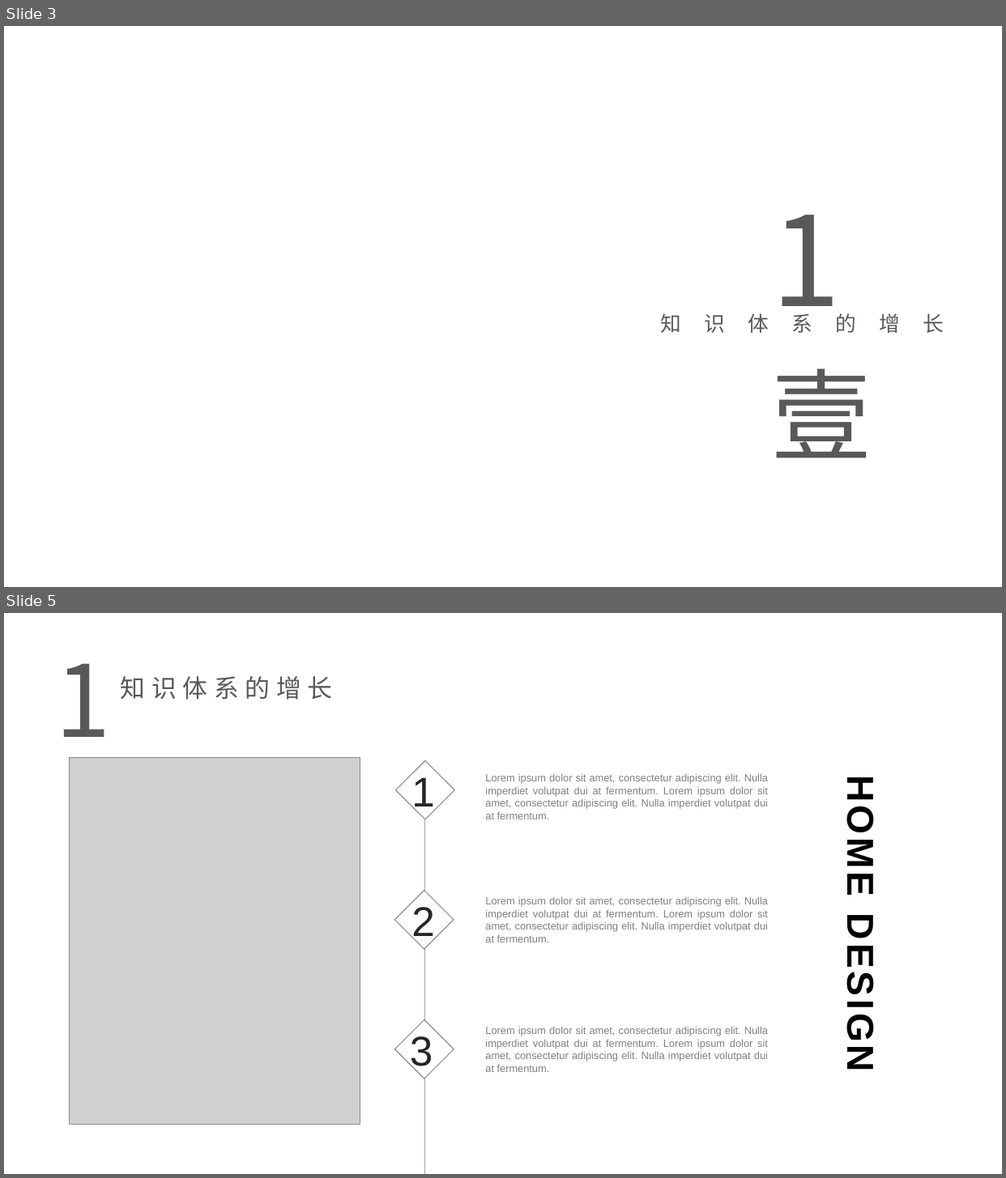
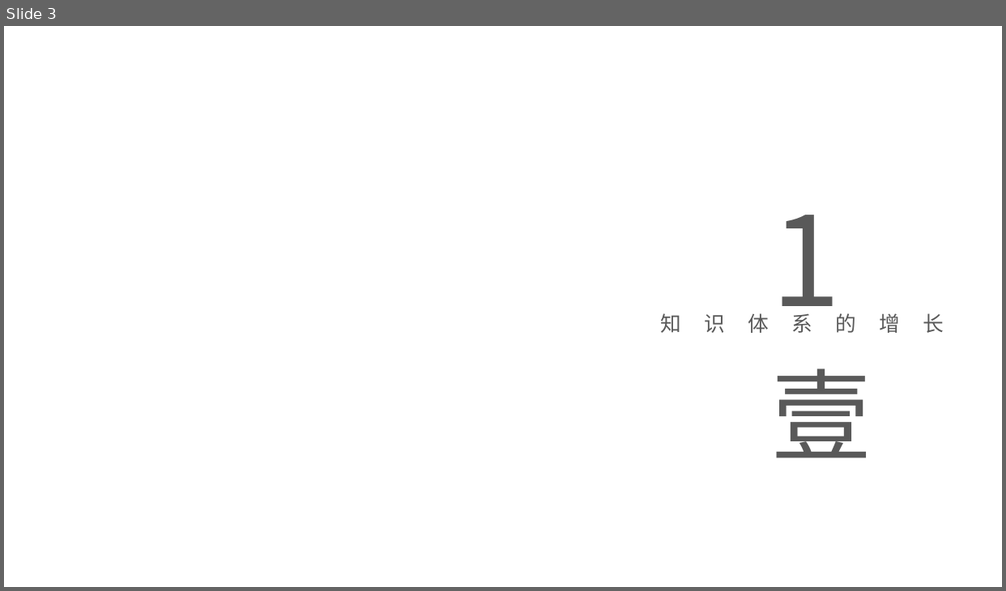
Before and after one commit to glkabc/Demos, a slide deck: 实习总结.pptx. Shown one above the other, each under a label of ours: slides 3 and 5 before the commit, slide 3 after it; the slides between them are not shown. The pictures are 1006x1178 and 1006x591 pixels, drawn with LibreOffice and Linux fonts; fonts in the diff are those of the drawing; grey boxes stand for pictures; background and template pictures are left out. Boxes give left, top, right and bottom in pixels: in the first picture for what was removed or moved away, otherwise in the second. Text is boxed around its words. In the diff, an @@ line names an element or a change of style, - is before the commit and + after.

Commit message:
as

```diff
--- a/实习总结.pptx
+++ b/实习总结.pptx
@@ slide 5 removed at (4, 613, 1002, 1174), background picture (left out) @@
@@ text removed at (55, 663, 110, 761) @@
-1
@@ text removed at (121, 676, 333, 700) @@
-知识体系的增长
@@ picture removed at (69, 758, 360, 1125) @@
@@ diamond removed at (395, 760, 454, 820) @@
@@ text removed at (411, 773, 435, 815) @@
-1
@@ line removed from (424, 778) to (424, 1174) @@
@@ text removed at (485, 774, 768, 820) @@
-Lorem ipsum dolor sit amet, consectetur adipiscing elit. Nulla imperdiet volutpat dui at fermentum. Lorem ipsum dolor sit amet, consectetur adipiscing elit. Nulla imperdiet volutpat dui at fermentum.
@@ text removed at (839, 787, 881, 1067) @@
-HOME DESIGN
@@ diamond removed at (394, 891, 454, 950) @@
@@ text removed at (411, 903, 435, 944) @@
-2
@@ text removed at (485, 897, 768, 943) @@
-Lorem ipsum dolor sit amet, consectetur adipiscing elit. Nulla imperdiet volutpat dui at fermentum. Lorem ipsum dolor sit amet, consectetur adipiscing elit. Nulla imperdiet volutpat dui at fermentum.
@@ diamond removed at (394, 1020, 454, 1080) @@
@@ text removed at (410, 1033, 433, 1074) @@
-3
@@ text removed at (485, 1027, 768, 1072) @@
-Lorem ipsum dolor sit amet, consectetur adipiscing elit. Nulla imperdiet volutpat dui at fermentum. Lorem ipsum dolor sit amet, consectetur adipiscing elit. Nulla imperdiet volutpat dui at fermentum.
```
Also in this commit, not shown: 1 slide changed, 6 slides added, 18 other slides removed.
